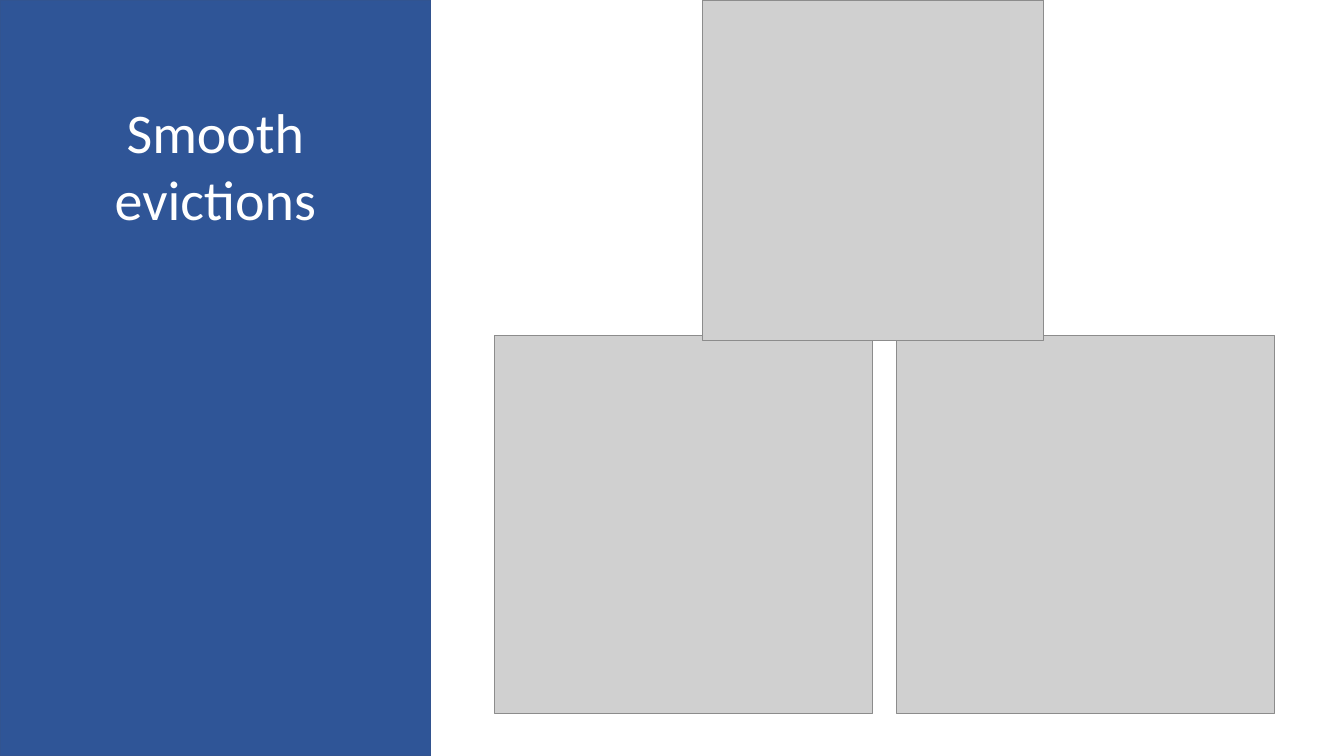
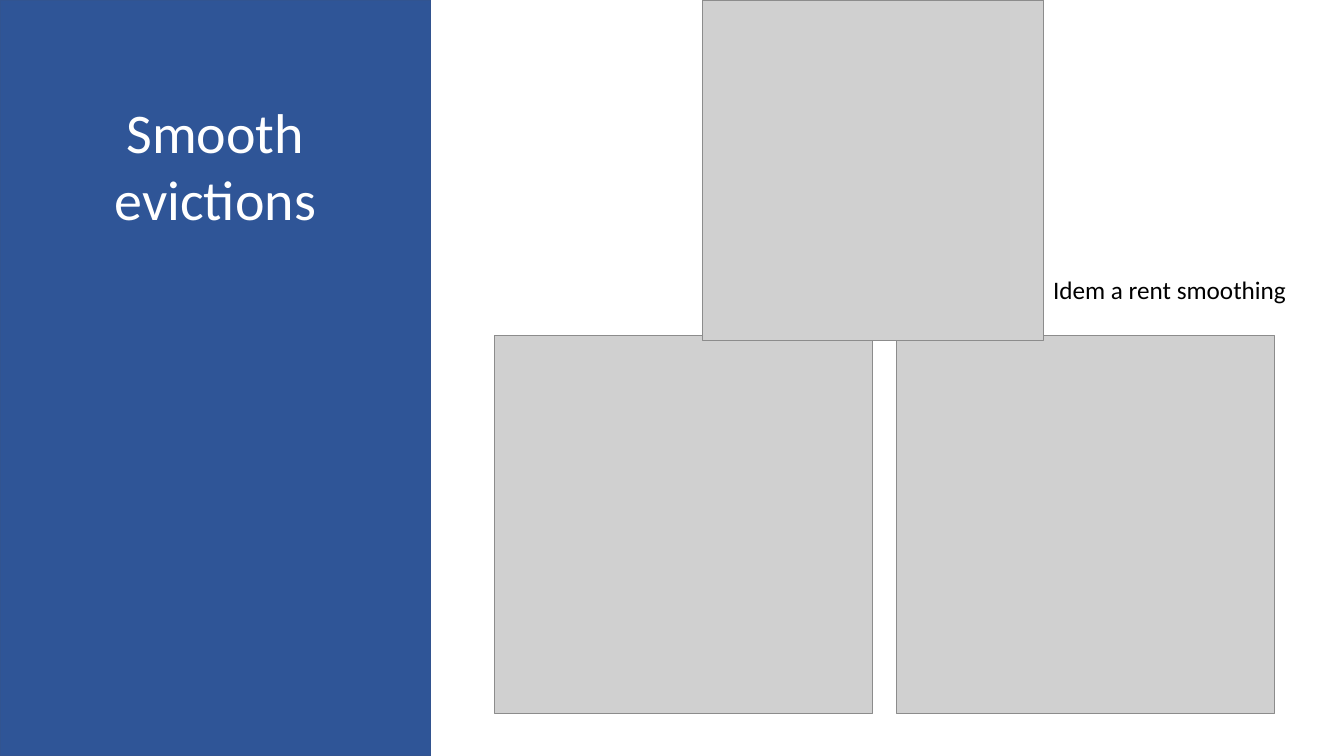
Before and after one commit to pietrobogani/SF-houses, a slide deck: slide 14 of Seconda Presentazione.pptx. Drawn at 1344x756 pixels with LibreOffice and Linux fonts; fonts in the diff are those of the drawing; grey boxes stand for pictures. Boxes give left, top, right and bottom in pixels: in the first picture for what was removed or moved away, otherwise in the second. Text is boxed around its words. In the diff, an @@ line names an element or a change of style, - is before the commit and + after.

```diff
--- a/Seconda Presentazione.pptx
+++ b/Seconda Presentazione.pptx
@@ text added at [1053, 281, 1286, 304], 18 pt, text #000000 @@
+Idem a rent smoothing
```
Also in this commit, not shown: 5 other slides changed, 3 other files.
